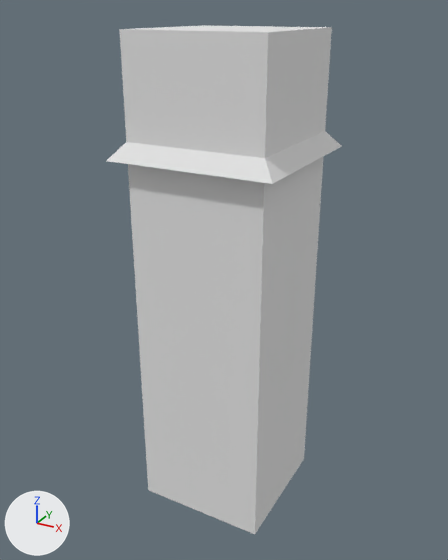
The OBJ model Project/kingsfall-hollow/assets/models/stalker.obj as it was, and as the next commit left it.
Camera for both pictures: a camera (50 mm lens) standing at (2.03, -3.77, 2.82) and looking at (-0.04, -0.01, 0.94). Arrows for +X, +Y and +Z are at lower left; the lights stay in place. The picture after the commit comes second. Where no turn or scale is listed for an object, it has been applied to the vertices. Vertices at exactly the same position are counted once.

In view in the first picture: 'stalker'.
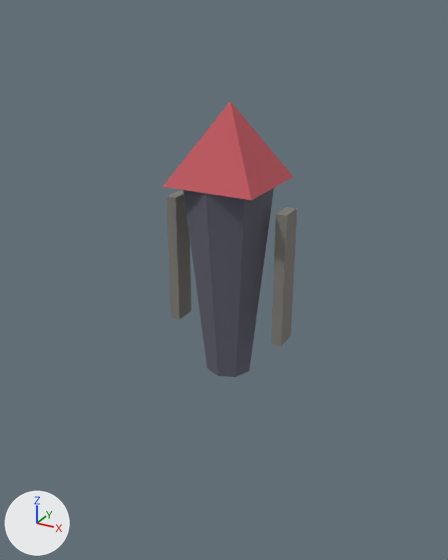
Changed parts and their boxes [x1, y1, x2, y2] in the pictures (448 x 560 px; the box of a moved part takes in the faces that stretch with it):
'stalker', reshaped, recoloured (43% narrower, 46% shorter): before [107, 25, 342, 534]; after [163, 101, 297, 377]
part 1 of me_stalker, added: after [183, 188, 274, 377]
part 2 of me_stalker, moved or reshaped: before [107, 131, 342, 184]; after [163, 101, 293, 200]
part 3 of me_stalker, added: after [167, 191, 191, 320]
part 4 of me_stalker, added: after [271, 207, 297, 346]
part 5 of me_stalker, deleted: before [119, 25, 332, 534]

Diff of the bpy script that builds the scene:
```diff
--- a/Project/kingsfall-hollow/assets/models/stalker.obj.py
+++ b/Project/kingsfall-hollow/assets/models/stalker.obj.py
@@ mat_prop_metal_dk @@
+mat_prop_metal_dk = principled_material('prop_metal_dk')
+mat_prop_metal_dk.base_color = (0.22, 0.21, 0.19)  # grey #817e79
+mat_prop_metal_dk.roughness = 0.911
@@ mat_prop_glow @@
+mat_prop_glow = principled_material('prop_glow')
+mat_prop_glow.base_color = (0.95, 0.85, 0.45)  # beige #f9edb3
+mat_prop_glow.roughness = 0.911
@@ mat_prop_blood @@
+mat_prop_blood = principled_material('prop_blood')
+mat_prop_blood.base_color = (0.55, 0.1, 0.12)  # red #c45961
+mat_prop_blood.roughness = 0.911
@@ mat_prop_void @@
+mat_prop_void = principled_material('prop_void')
+mat_prop_void.base_color = (0.12, 0.12, 0.16)  # grey #61616f
+mat_prop_void.roughness = 0.911
@@ me_stalker @@
 # used by ob_stalker; location = (0.0, 0.0, 0.0)
-me_stalker.from_pydata(...)  # 13 vertices, 16 faces; spans x -0.6..0.6, y -0.6..0.6, z -0.9..2.7
-me_stalker.materials.append(mat_detail)  # white #e7e7e7
-me_stalker.materials.append(mat_accent)  # white #e7e7e7
+me_stalker.from_pydata(...)  # 59 vertices, 96 faces; spans x -0.48..0.48, y -0.34..0.34, z 0.2..2.25
+# me_stalker part 1: a new loose piece, an 8-sided cut cone along z (radius 0.18 at the low end, 0.34 at the high end) spanning x -0.34..0.34, y -0.34..0.34, z 0.2..1.7, in mat_prop_void (grey #61616f)
+# me_stalker part 2: the loose piece of 5 vertices spanning x -0.6..0.6, y -0.6..0.6, z 1.9..2.6 is scaled about its middle by (0.567, 0.567, 0.786), then moved by (0.0, 0.0, -0.27), in mat_prop_blood (red #c45961)
+# me_stalker part 3: a new loose piece, a box spanning x -0.48..-0.4, y -0.09..0.09, z 0.55..1.55, in mat_prop_metal_dk (grey #817e79)
+# me_stalker part 4: a new loose piece, a box spanning x 0.4..0.48, y -0.09..0.09, z 0.55..1.55, in mat_prop_metal_dk (grey #817e79)
+# me_stalker part 5: the loose piece of 8 vertices spanning x -0.5..0.5, y -0.5..0.5, z -0.9..2.7 is deleted
+# other edits to the shape of me_stalker do not show in these pictures
+me_stalker.materials.append(mat_prop_void)  # grey #61616f
+me_stalker.materials.append(mat_prop_blood)  # red #c45961
+me_stalker.materials.append(mat_prop_glow)  # beige #f9edb3
+me_stalker.materials.append(mat_prop_metal_dk)  # grey #817e79
```
